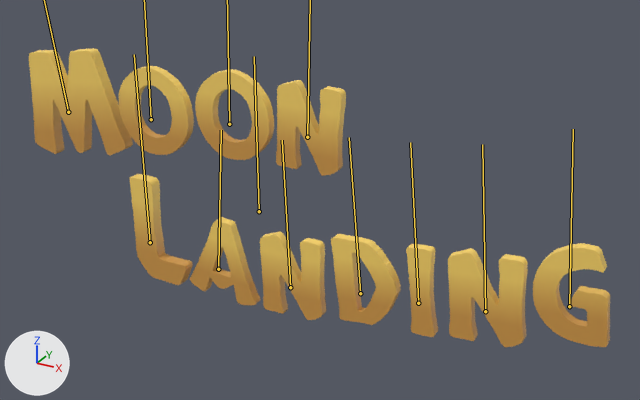
One commit to the FBX model Assets/FBXs/GameTitle.fbx: the scene before it, then after it.
Before and after are seen from a camera (50 mm lens) standing at (29.5, -45.3, 24.5) and looking at (3.5, 2.0, 0.8). The lights are fixed; the arrows at lower left show +X, +Y and +Z. Both versions are drawn at frame 1 of the action 'Armature.004|Action'; the numbers are the values there. The bones that bend it are drawn over the model as lines.

Names of what the first picture shows: 'MoonLanding'.
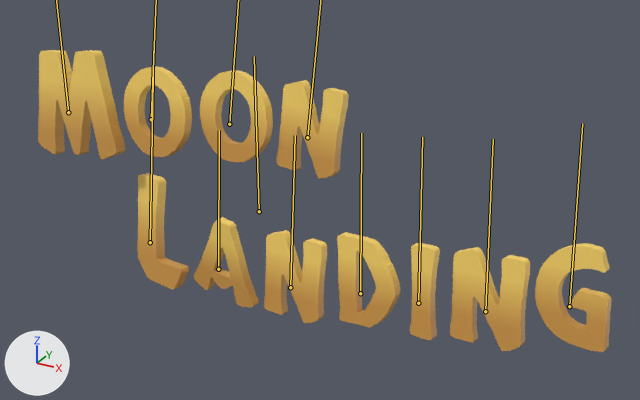
The change, as a diff of the scene's bpy script:
```diff
--- a/Assets/FBXs/GameTitle.fbx.py
+++ b/Assets/FBXs/GameTitle.fbx.py
@@ bone_m @@
 bone_m = bpy.data.objects['Armature.004'].pose.bones['M']  # child of 'Bone'
-bone_m.location = (2.26, 0.62, 0.0)
-bone_m.rotation_quaternion = (0.998, 0.0, 0.0, 0.065)  # degrees (0, 0, 7)
+bone_m.location = (2.26, 0.61, 0.0)
+bone_m.rotation_quaternion = (0.994, -0.059, -0.068, 0.06)  # degrees (-7, -7, 7)
@@ bone_o1 @@
 bone_o1 = bpy.data.objects['Armature.004'].pose.bones['O1']  # child of 'Bone'
-bone_o1.location = (2.92, 1.31, 0.0)
-bone_o1.rotation_quaternion = (1.0, 0.0, 0.0, -0.014)  # degrees (0, 0, -2)
+bone_o1.location = (2.92, 1.29, 0.0)
+bone_o1.rotation_quaternion = (0.996, -0.065, -0.063, -0.018)  # degrees (-7, -7, -2)
@@ bone_o2 @@
 bone_o2 = bpy.data.objects['Armature.004'].pose.bones['O2']  # child of 'Bone'
-bone_o2.location = (3.0, 2.05, 0.0)
-bone_o2.rotation_quaternion = (1.0, 0.0, 0.0, -0.014)  # degrees (0, 0, -2)
+bone_o2.location = (3.0, 2.03, 0.0)
+bone_o2.rotation_quaternion = (0.996, -0.065, -0.063, -0.018)  # degrees (-7, -7, -2)
@@ bone_n1 @@
 bone_n1 = bpy.data.objects['Armature.004'].pose.bones['N1']  # child of 'Bone'
-bone_n1.location = (2.66, 2.13, 0.0)
-bone_n1.rotation_quaternion = (1.0, 0.0, 0.0, -0.014)  # degrees (0, 0, -2)
+bone_n1.location = (2.66, 2.11, 0.0)
+bone_n1.rotation_quaternion = (0.996, -0.065, -0.063, -0.018)  # degrees (-7, -7, -2)
@@ bone_l @@
 bone_l = bpy.data.objects['Armature.004'].pose.bones['L']  # child of 'Bone'
-bone_l.rotation_quaternion = (1.0, 0.0, 0.0, 0.0)  # degrees (0, 0, 0)
+bone_l.rotation_quaternion = (0.996, -0.064, -0.064, -0.004)  # degrees (-7, -7, 0)
@@ bone_a @@
 bone_a = bpy.data.objects['Armature.004'].pose.bones['A']  # child of 'Bone'
-bone_a.rotation_quaternion = (0.999, 0.0, 0.0, -0.037)  # degrees (0, 0, -4)
+bone_a.rotation_quaternion = (0.997, 0.006, -0.064, -0.037)  # degrees (1, -7, -4)
@@ bone_n2 @@
 bone_n2 = bpy.data.objects['Armature.004'].pose.bones['N2']  # child of 'Bone'
-bone_n2.rotation_quaternion = (1.0, 0.0, 0.0, 0.021)  # degrees (0, 0, 2)
+bone_n2.rotation_quaternion = (0.996, -0.062, -0.065, 0.017)  # degrees (-7, -7, 2)
@@ bone_d @@
 bone_d = bpy.data.objects['Armature.004'].pose.bones['D']  # child of 'Bone'
-bone_d.rotation_quaternion = (0.999, 0.0, 0.0, 0.047)  # degrees (0, 0, 5)
+bone_d.rotation_quaternion = (0.995, -0.061, -0.067, 0.043)  # degrees (-7, -7, 5)
@@ bone_i @@
 bone_i = bpy.data.objects['Armature.004'].pose.bones['I']  # child of 'Bone'
-bone_i.rotation_quaternion = (0.999, 0.0, 0.0, 0.047)  # degrees (0, 0, 5)
+bone_i.rotation_quaternion = (0.995, -0.061, -0.067, 0.043)  # degrees (-7, -7, 5)
@@ bone_n3 @@
 bone_n3 = bpy.data.objects['Armature.004'].pose.bones['N3']  # child of 'Bone'
-bone_n3.rotation_quaternion = (0.999, 0.0, 0.0, 0.047)  # degrees (0, 0, 5)
+bone_n3.rotation_quaternion = (0.995, -0.061, -0.067, 0.043)  # degrees (-7, -7, 5)
@@ bone_g @@
 bone_g = bpy.data.objects['Armature.004'].pose.bones['G']  # child of 'Bone'
-bone_g.rotation_quaternion = (0.999, 0.0, 0.0, 0.047)  # degrees (0, 0, 5)
+bone_g.rotation_quaternion = (0.995, -0.061, -0.065, 0.043)  # degrees (-7, -7, 5)
```

Changed parts and their boxes (x1, y1, x2, y2) in the pictures (640 x 400 px):
'MoonLanding', posed
    before: (29, 48, 610, 347)
    after: (38, 50, 611, 352)
bone 'L', root to tip
    before: (150, 242) to (134, 54)
    after: (150, 242) to (153, 51)
bone 'A', root to tip
    before: (218, 269) to (221, 130)
    after: (218, 269) to (219, 130)
bone 'N2', root to tip
    before: (290, 287) to (282, 140)
    after: (290, 287) to (295, 135)
bone 'D', root to tip
    before: (360, 293) to (349, 137)
    after: (360, 293) to (361, 133)
bone 'I', root to tip
    before: (418, 303) to (410, 142)
    after: (418, 303) to (422, 137)
bone 'N3', root to tip
    before: (485, 311) to (482, 144)
    after: (485, 311) to (493, 139)
bone 'G', root to tip
    before: (569, 306) to (573, 129)
    after: (569, 306) to (582, 123)
